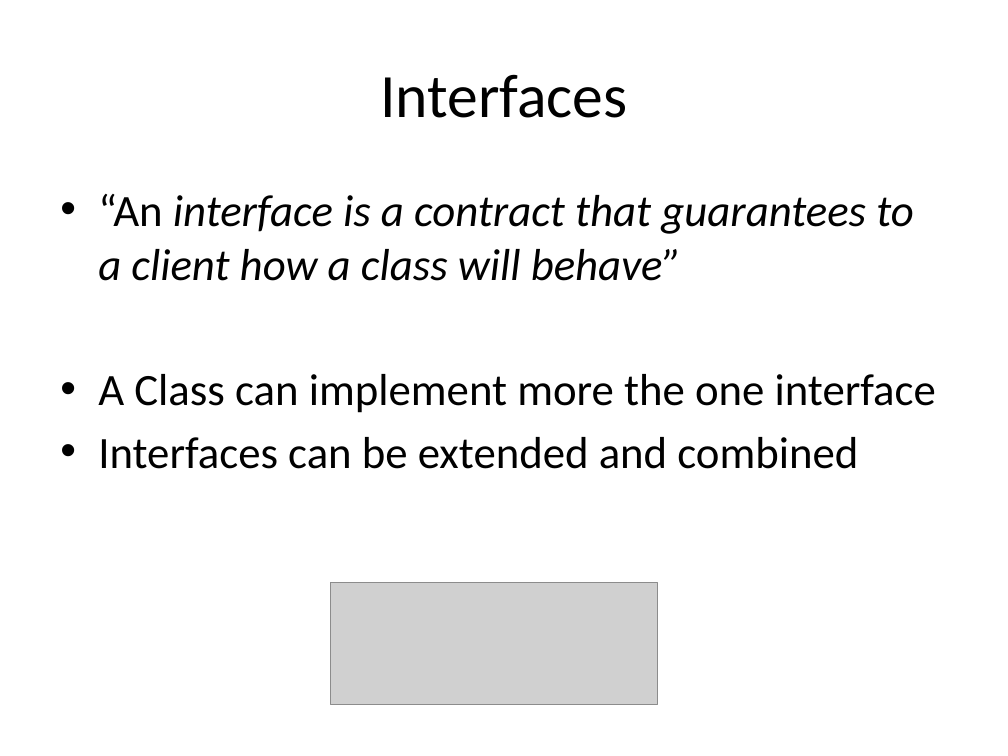
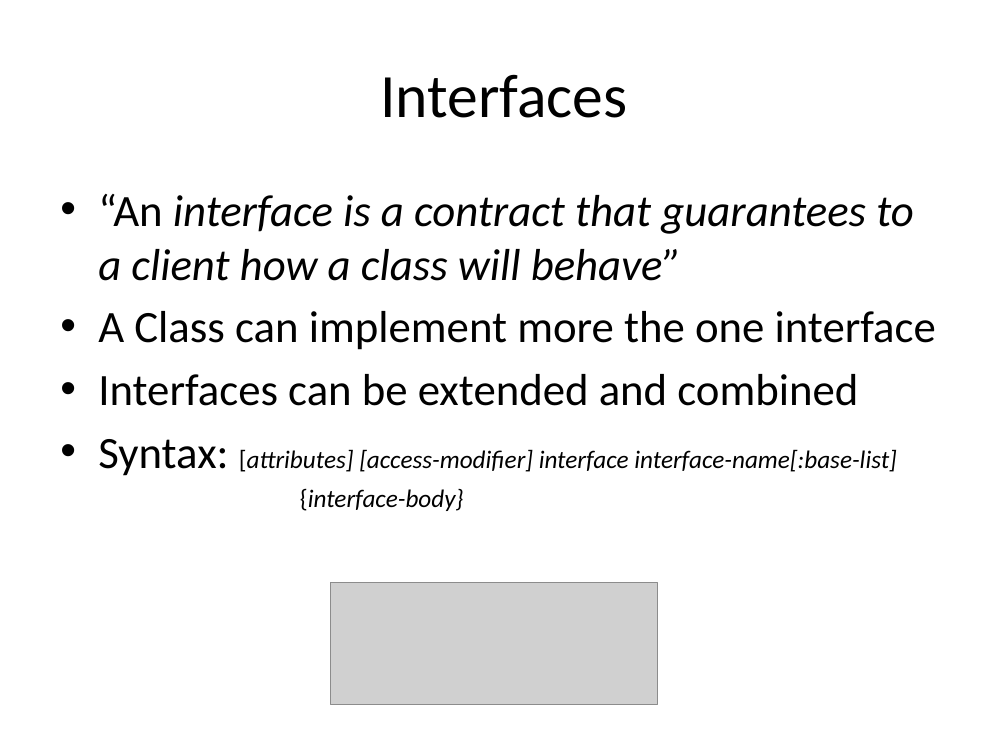
Before and after one commit to isurup/kalle-martin-group, a slide deck: slide 4 of OOPExam/01 Class, Abstract Class and Interfaces.pptx. Drawn at 1008x756 pixels with LibreOffice and Linux fonts; fonts in the diff are those of the drawing; grey boxes stand for pictures. Boxes give left, top, right and bottom in pixels: in the first picture for what was removed or moved away, otherwise in the second. Text is boxed around its words. In the diff, an @@ line names an element or a change of style, - is before the commit and + after.

```diff
--- a/OOPExam/01 Class, Abstract Class and Interfaces.pptx
+++ b/OOPExam/01 Class, Abstract Class and Interfaces.pptx
@@ text at [98, 439, 897, 511]: paragraphs added @@
+• Syntax: [attributes] [access-modifier] interface interface-name[:base-list]
+{interface-body}
```
Also in this commit, not shown: 1 other slide changed.
